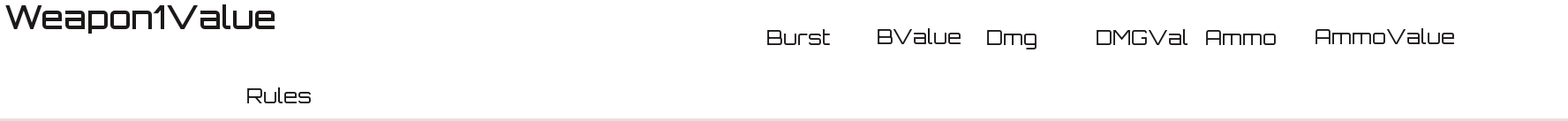
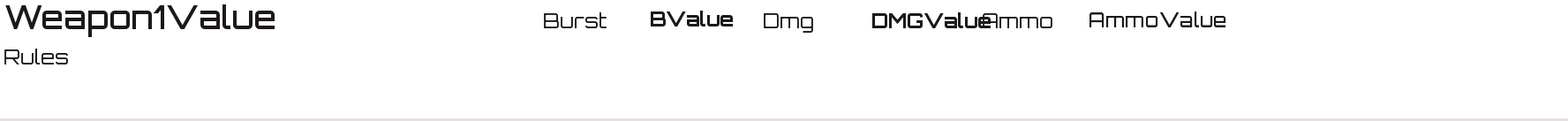
Before/after of a 1568×121 layered artwork. What changed in the layer stack:
painted on "Rules" over [4, 48, 311, 104]
painted on "Ammo" over [1089, 11, 1455, 45]
painted on "Damage" over [872, 12, 1188, 46]
painted on "Burst" over [650, 10, 961, 45]
painted on "Name" over [88, 33, 92, 38]
painted on "StaticText" over [543, 12, 1276, 50]
